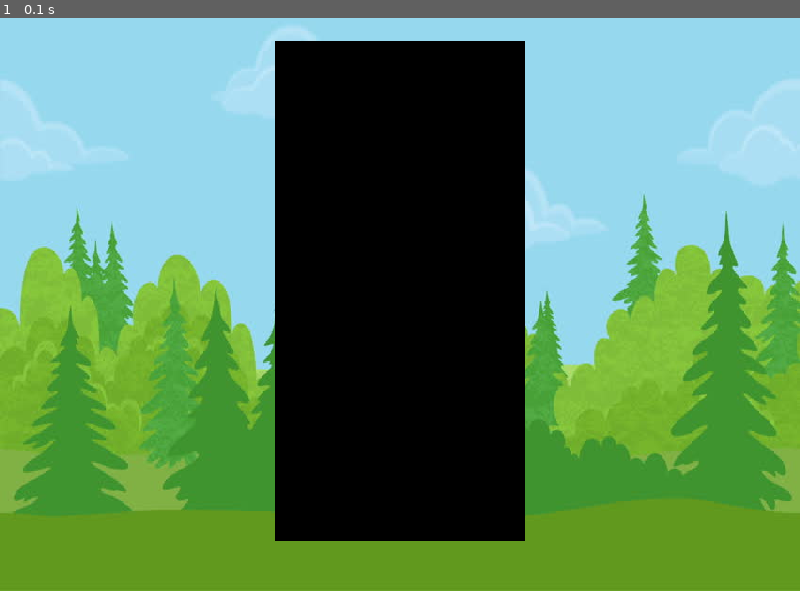
Above: before the commit, frame 1.
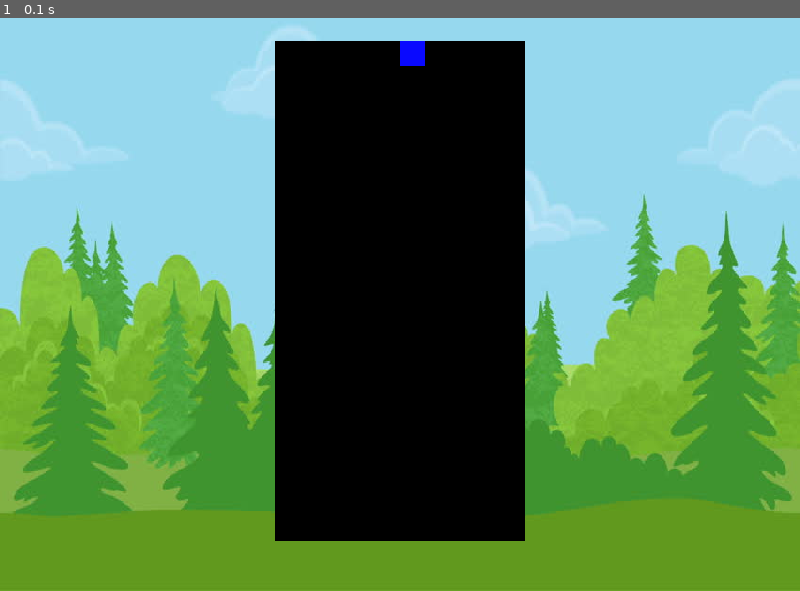
Above: after the commit, the same moment.

Repository: AlderAutomation/PyTetris
Game: pygame game, started from mainapp.py
Same seed, same stepped clock (60 frames per second), same inputs: the game is played once before the commit and once after it.
Inputs:
- Up to frame 1 (0.1 s): no input

The runs differ from the first frame. In frame 1, 0.1% of the frame differs, in the area x 50-54%, y 4-9%.

Commit message:
Playing with drawing a piece and placement

Diff:
--- a/mainapp.py
+++ b/mainapp.py
@@ -19,9 +19,13 @@
 
 class piece():
     def __init__(self) -> None:
-        self.x = 125
+        self.x = 400
         self.y = 50
         self.vel = 5
+
+
+    def draw_piece(self):
+        pygame.draw.rect(win, (9,9,255), (self.x, self.y, 25, 25) )
 
 
 
@@ -29,6 +33,8 @@
 
 def redraw_win():
     win.blit(bg, (0,0))
+    draw_play_area()
+    square.draw_piece()
     pygame.display.update()
 
 
@@ -39,6 +45,8 @@
     play_hieght = 500
     pygame.draw.rect(win, (0,0,0), (play_x, play_y, play_width, play_hieght))
 
+square = piece()
+
 
 while run:
     clock.tick(30)
@@ -48,8 +56,8 @@
             run = False
 
     redraw_win()
-    draw_play_area()
-    pygame.display.update()
+    # draw_play_area()
+    # pygame.display.update()
 
 
 pygame.quit()
